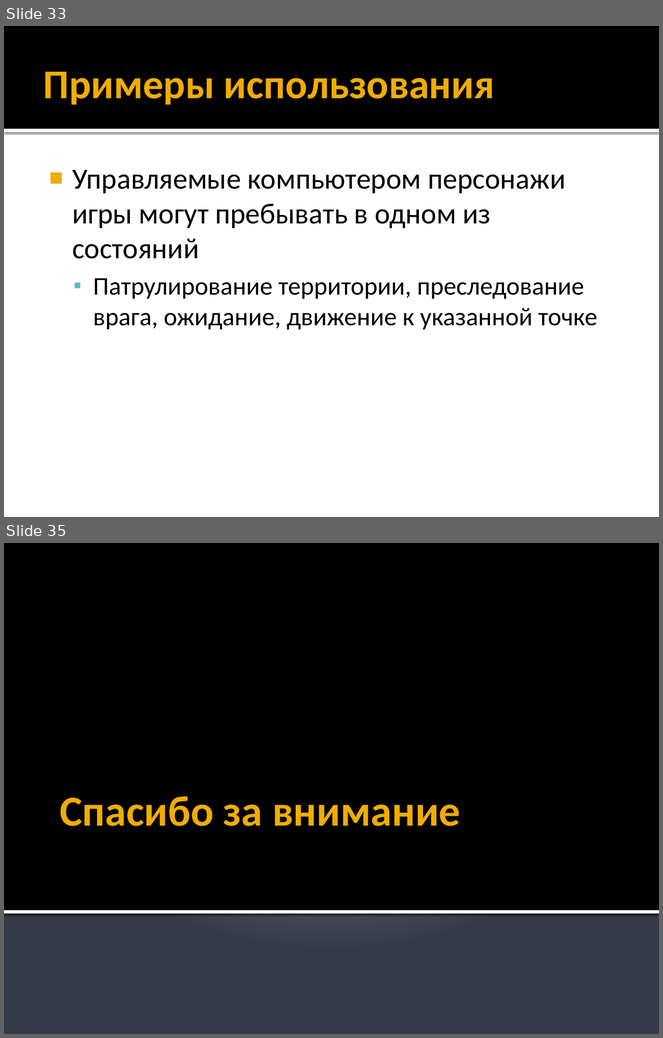
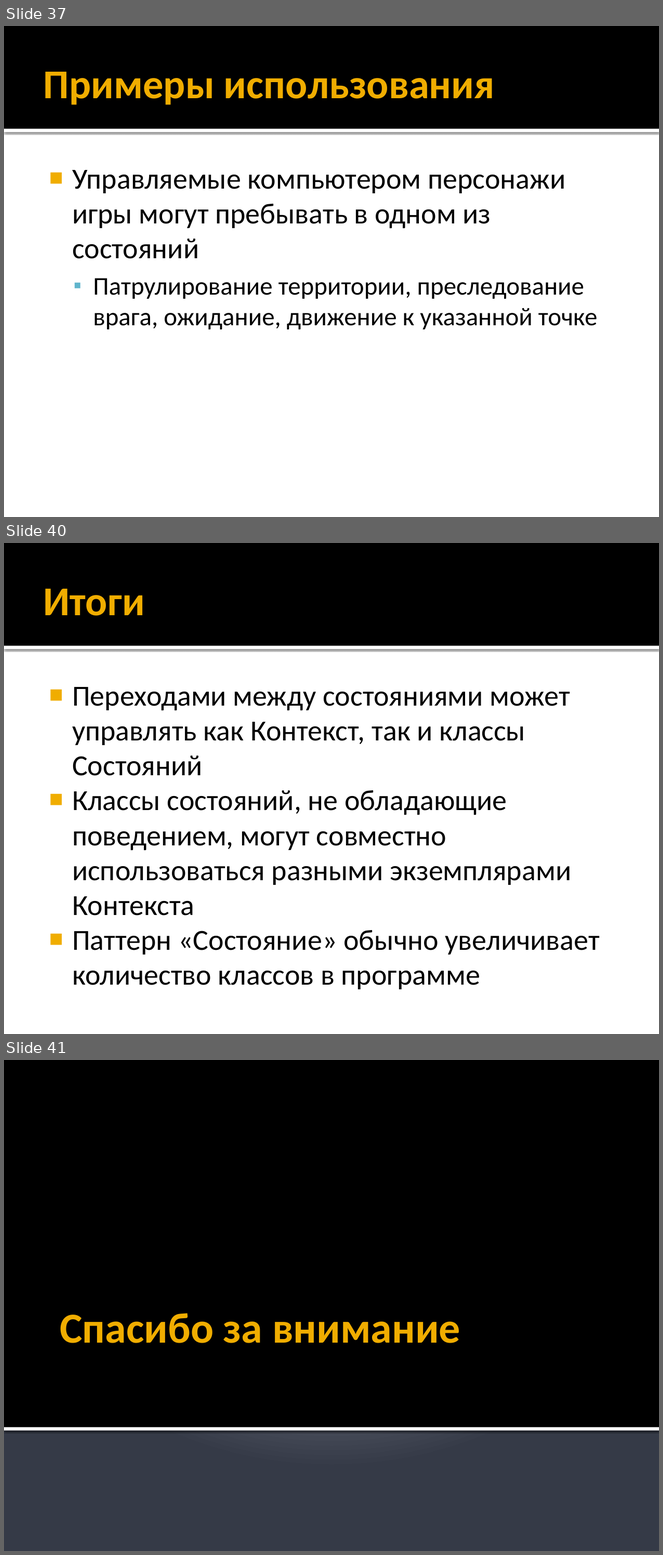
Before and after one commit to alexey-malov/ood, a slide deck: lectures/11.state/state.pptx. Shown one above the other, each under a label of ours: slides 33 and 35 before the commit, slides 37, 40 and 41 after it; the slides between them are not shown. The pictures are 663x1038 and 663x1555 pixels, drawn with LibreOffice and Linux fonts; fonts in the diff are those of the drawing. Boxes give left, top, right and bottom in pixels: in the first picture for what was removed or moved away, otherwise in the second. Text is boxed around its words. In the diff, an @@ line names an element or a change of style, - is before the commit and + after.

Commit message:
Обновил лекцию по паттерну "Состояние"

```diff
--- a/lectures/11.state/state.pptx
+++ b/lectures/11.state/state.pptx
@@ slide 40 added at (4, 543, 659, 1034), background #FFFFFF; not listed: 2 template elements that a slide beside it also shows @@
@@ title added at (44, 589, 145, 616), 45 pt, text #F0AD00, bold @@
+Итоги
@@ text added at (72, 687, 599, 990), 32 pt, text #000000 @@
+■ Переходами между состояниями может управлять как Контекст, так и классы Состояний
+■ Классы состояний, не обладающие поведением, могут совместно использоваться разными экземплярами Контекста
+■ Паттерн «Состояние» обычно увеличивает количество классов в программе
@@ what was slide 33 is now slide 37 @@
@@ what was slide 35 is now slide 41 @@
```
Also in this commit, not shown: 9 slides changed, 5 other slides added, 1 other file.
